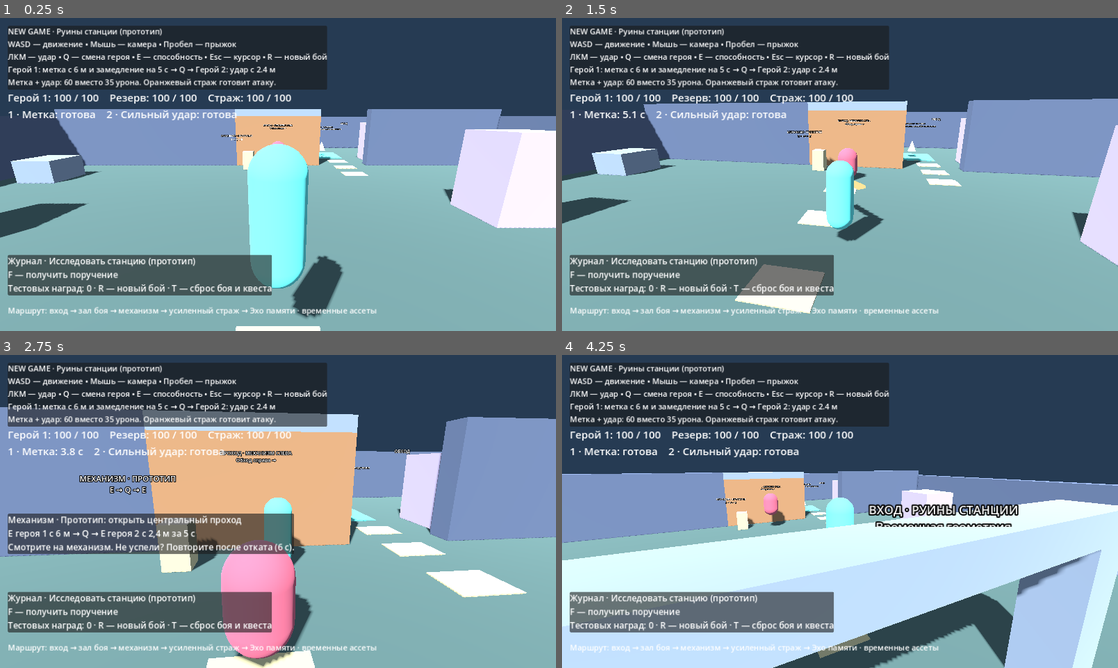
Above: before the commit, frames 1-4 (two rows, left to right).
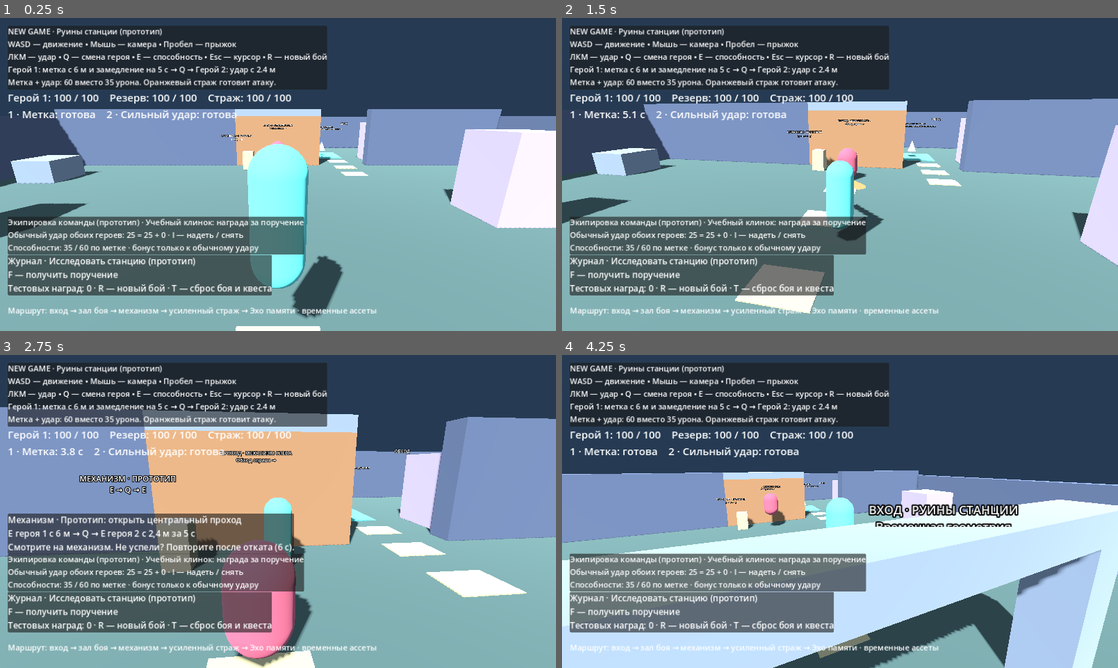
Above: after the commit, the same moments.

Repository: Yola1147/New-game
Game: Godot game, scene res://scenes/main.tscn
Two runs of this game, one before a commit and one after it. Both use one fixed random seed, a clock stepped at 60 frames per second and the inputs below.
Inputs (mouse positions are in pixels of both pictures, inside the frame that each line leads up to):
- Up to frame 1 (0.25 s): no input
- Up to frame 2 (1.5 s): tap Enter (dialogue_next) at 0.5 s; move the mouse to (867, 174) at 0.52 s; hold E (ability) 0.53-1.28 s; hold W (move_forward) from 0.53 s (still down); tap Space (jump) at 0.77 s; click (867, 174) at 0.8 s; move the mouse to (812, 174) at 1.27 s; click (812, 174) at 1.35 s
- Up to frame 3 (2.75 s): keep holding W (move_forward); tap Space (jump) at 1.52 s; tap Q (switch_character) at 1.55 s; move the mouse to (289, 505) at 2.02 s; hold Q (switch_character) from 2.03 s (still down); click (289, 505) at 2.17 s; tap I (toggle_equipment, bound only after the commit) at 2.3 s
- Up to frame 4 (4.25 s): keep holding W (move_forward); move the mouse to (834, 517) at 2.77 s; release Q (switch_character) at 2.78 s; tap I (toggle_equipment, bound only after the commit) at 2.85 s; click (834, 517) at 2.92 s; tap Space (jump) at 3.02, 3.77 s; tap E (ability) at 3.05 s; move the mouse to (878, 514) at 3.52 s; hold E (ability) from 3.53 s (still down); click (878, 514) at 3.8 s; tap R (reset) at 4.15 s

The runs differ from the first frame. In frame 1, 6.4% of the frame differs, in the area x 1-55%, y 63-76%; in frame 2, 6.4%; in frame 3, 6.3%; in frame 4, 6.4%.

Commit message:
Add one-time training blade reward and non-stacking equipment bonus for issue 13

Diff:
--- a/scripts/main.gd
+++ b/scripts/main.gd
@@ -16,6 +16,7 @@
 var final_enemy: CharacterBody3D
 var enemy: CharacterBody3D
 var status: Label
+var equipment_status: Label
 
 func _ready() -> void:
 	configure_input()
@@ -64,6 +65,12 @@
 	status.position = Vector2(18, 165)
 	status.add_theme_font_size_override("font_size", 24)
 	hud.add_child(status)
+	equipment_status = Label.new()
+	var equipment_panel := PanelContainer.new()
+	equipment_panel.position = Vector2(18, 457)
+	hud.add_child(equipment_panel)
+	equipment_status.add_theme_font_size_override("font_size", 18)
+	equipment_panel.add_child(equipment_status)
 	puzzle_panel = PanelContainer.new()
 	puzzle_panel.position = Vector2(18, 365)
 	hud.add_child(puzzle_panel)
@@ -86,6 +93,11 @@
 	update_status()
 
 func configure_input() -> void:
+	if not InputMap.has_action("toggle_equipment"):
+		InputMap.add_action("toggle_equipment")
+		var equip_key := InputEventKey.new()
+		equip_key.physical_keycode = KEY_I
+		InputMap.action_add_event("toggle_equipment", equip_key)
 	if not InputMap.has_action("attack"):
 		InputMap.add_action("attack")
 		var click := InputEventMouseButton.new()
@@ -104,6 +116,11 @@
 		return
 	if event.is_echo():
 		return
+	if event.is_action_pressed("toggle_equipment"):
+		player.toggle_equipment()
+		update_status()
+		get_viewport().set_input_as_handled()
+		return
 	if event.is_action_pressed("reset_quest"):
 		restart_quest()
 		get_viewport().set_input_as_handled()
@@ -157,7 +174,15 @@
 	update_status()
 
 func update_journal() -> void:
+	# Completion grants one item; repeated journal updates preserve the chosen state.
+	if quest.rewards > 0 and not player.blade_owned:
+		player.blade_owned = true
+		player.blade_equipped = true
+	elif quest.rewards == 0:
+		player.blade_owned = false
+		player.blade_equipped = false
 	assignment_status.text = quest.journal_text()
+	update_status()
 
 func restart_quest() -> void:
 	if dialogue.active:
@@ -181,6 +206,10 @@
 func update_status() -> void:
 	if not is_instance_valid(status):
 		return
+	var equipment := "награда за поручение"
+	if player.blade_owned:
+		equipment = "надет" if player.blade_equipped else "снят"
+	equipment_status.text = "Экипировка команды (прототип) · Учебный клинок: %s\nОбычный удар обоих героев: %d = 25 + %d · I — надеть / снять\nСпособности: 35 / 60 по метке · бонус только к обычному удару" % [equipment, player.attack_damage(), player.attack_damage() - 25]
 	puzzle_panel.visible = player.global_position.distance_to(puzzle.global_position) < 8
 	puzzle_status.text = puzzle.hint_text()
 	status.text = "Герой %d: %d / 100    Резерв: %d / 100    Страж: %d / 100" % [player.active_character + 1, player.health, player.reserve_health, enemy.health]
--- a/scripts/player.gd
+++ b/scripts/player.gd
@@ -7,6 +7,19 @@
 signal defeated
 
 const MAX_HEALTH := 100
+# Team equipment prototype; derive damage from base stats, never add repeatedly.
+const BASE_ATTACK_DAMAGE := 25
+const BLADE_BONUS := 5
+var blade_owned := false
+var blade_equipped := false
+
+func attack_damage() -> int:
+	return BASE_ATTACK_DAMAGE + (BLADE_BONUS if blade_owned and blade_equipped else 0)
+
+func toggle_equipment() -> void:
+	if blade_owned and health > 0:
+		blade_equipped = not blade_equipped
+
 var health := MAX_HEALTH
 var attack_time := 0.0
 var attack_hit := false
@@ -198,7 +211,7 @@
 func resolve_attack() -> void:
 	for enemy in get_tree().get_nodes_in_group("enemies"):
 		if can_reach(enemy, 2.4):
-			enemy.take_damage(25)
+			enemy.take_damage(attack_damage())
 
 func take_damage(amount: int) -> void:
 	if health <= 0 or invulnerability > 0:
--- a/scripts/quest.gd
+++ b/scripts/quest.gd
@@ -1,6 +1,6 @@
 extends RefCounted
 
-# Arena-only prototype: the reward is a test counter, not currency or canon.
+# Prototype: one completion reward unlocks the team's training blade; no currency.
 signal changed
 enum Stage { NOT_STARTED, DEFEAT_GUARD, OPEN_PASSAGE, DEFEAT_REINFORCED, INSPECT_STATION, COMPLETED }
 var stage := Stage.NOT_STARTED
--- /dev/null
+++ b/tests/equipment.gd
@@ -0,0 +1,99 @@
+extends "res://tests/quest.gd"
+
+func capture(view: String) -> void:
+	if "--capture" in OS.get_cmdline_user_args() and DisplayServer.get_name() != "headless":
+		await process_frame
+		await RenderingServer.frame_post_draw
+		root.get_texture().get_image().save_png("res://.tools/issue13-%s.png" % view)
+
+func strike(world: Node3D, expected: int) -> void:
+	var player = world.player
+	var enemy = world.enemy
+	enemy.reset_combat()
+	enemy.set_physics_process(false)
+	enemy.position = Vector3(0, 0, 4)
+	player.position = Vector3(0, 0, 6)
+	player.visual.rotation.y = 0
+	await physics_frame
+	check(player.start_attack(), "Basic attack starts")
+	for i in range(35):
+		await physics_frame
+	check(enemy.health == 100 - expected, "Actual hit applies exactly %d damage" % expected)
+
+func run() -> void:
+	var world = load("res://scenes/main.tscn").instantiate()
+	root.add_child(world)
+	await process_frame
+	var player = world.player
+	player.input_enabled = false
+	key(KEY_I)
+	check(not player.blade_owned and player.attack_damage() == 25, "Locked item cannot be equipped")
+	await strike(world, 25)
+	world.quest.accept()
+	world.enemy.take_damage(100)
+	clear_final_guard(world)
+	player.position = world.STATION_POINT
+	key(KEY_G)
+	check(world.quest.rewards == 1 and player.blade_owned and player.blade_equipped, "Finding grants and equips one blade")
+	check(world.equipment_status.text.contains("30 = 25 + 5"), "HUD shows resulting damage and bonus")
+	await capture("reward")
+	for i in range(5):
+		key(KEY_G)
+		world.update_journal()
+		key(KEY_I)
+		check(player.attack_damage() == 25, "Unequip returns to base damage")
+		world.update_journal()
+		check(not player.blade_equipped, "Journal refresh does not force reequip")
+		key(KEY_I)
+		check(player.attack_damage() == 30, "Repeated equip cannot stack bonus")
+	check(world.quest.rewards == 1, "Repeated finding grants no second reward")
+	key(KEY_I, true)
+	check(player.blade_equipped, "Key repeat is ignored")
+	world.dialogue.begin()
+	key(KEY_I)
+	check(player.blade_equipped, "Dialogue blocks equipment input")
+	world.dialogue.finish()
+	world.memory_echo.stop()
+	await strike(world, 30)
+	player.switch_character()
+	await strike(world, 30)
+	# Equipment never changes the existing ability damage.
+	world.enemy.apply_mark()
+	player.use_ability()
+	check(world.enemy.health == 10, "Equipped combo still deals 60")
+	world.enemy.reset_combat()
+	world.enemy.position = Vector3(0, 0, 4)
+	await physics_frame
+	player.ability_cooldowns[1] = 0
+	player.use_ability()
+	check(world.enemy.health == 65, "Equipped finisher without mark still deals 35")
+	key(KEY_I)
+	await strike(world, 25)
+	key(KEY_R)
+	check(player.blade_owned and not player.blade_equipped and player.attack_damage() == 25, "R preserves unequipped item")
+	key(KEY_I)
+	key(KEY_R)
+	check(player.blade_equipped and player.attack_damage() == 30, "R preserves equipped bonus without stacking")
+	player.take_damage(100)
+	key(KEY_I)
+	check(player.blade_equipped, "Dead active hero cannot change equipment")
+	player.switch_character()
+	key(KEY_I)
+	check(not player.blade_equipped, "Living reserve can change team equipment")
+	await capture("unequipped")
+	key(KEY_T)
+	check(world.quest.rewards == 0 and not player.blade_owned and not player.blade_equipped and player.attack_damage() == 25, "T removes item and bonus")
+	world.enemy.take_damage(100)
+	clear_final_guard(world)
+	world.quest.accept()
+	player.position = world.STATION_POINT
+	key(KEY_G)
+	check(world.quest.rewards == 1 and player.attack_damage() == 30, "New attempt can earn exactly one reward again")
+	world.queue_free()
+	await process_frame
+	var fresh = load("res://scenes/main.tscn").instantiate()
+	root.add_child(fresh)
+	check(not fresh.player.blade_owned and fresh.player.attack_damage() == 25, "Fresh scene starts without progression")
+	await capture("fresh")
+	print("EQUIPMENT RESULT: ", failures, " failures")
+	quit(1 if failures else 0)
Not shown, added: tests/equipment.gd.uid
Not shown, changed: GAME_DESIGN.md
Not shown, changed: PLAYTEST.md
Not shown, changed: ROADMAP.md
Not shown, changed: Run.ps1
